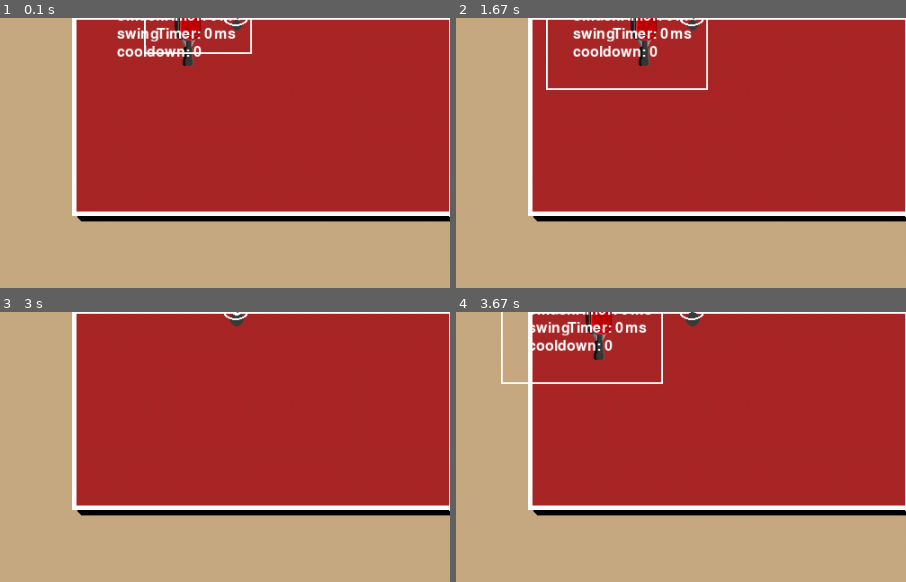
Above: before the commit, frames 1-4 (two rows, left to right).
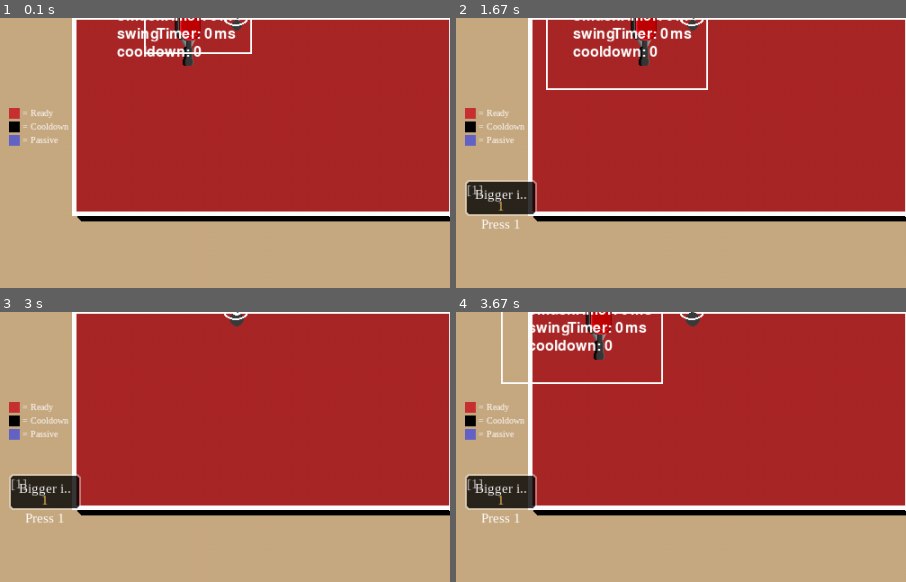
Above: after the commit, the same moments.

Repository: adhritarchak/CSI-2999-Group-C
Game: pygame game, started from game.py
Two runs of this game, one before a commit and one after it. Both use one fixed random seed, a clock stepped at 60 frames per second and the inputs below.
Inputs (mouse positions are % of the whole screen's width and height, from its top left):
- Up to frame 1 (0.1 s): no input
- Up to frame 2 (1.67 s): hold Right 0.33-0.8 s; tap C at 0.83 s; click (29, 27) at 1.22 s; tap 1 at 1.5 s
- Up to frame 3 (3 s): hold Up 1.83-2.13 s; hold W 1.83-2.13 s; tap 1 at 1.98 s; hold Right 2.17-2.63 s; hold D 2.17-2.63 s; hold Left from 2.67 s (still down); hold A from 2.67 s (still down); tap , at 2.82 s
- Up to frame 4 (3.67 s): release Left at 3.2 s; release A at 3.2 s; hold Down 3.23-3.53 s; hold S 3.23-3.53 s; tap 1 at 3.38 s; hold Left from 3.57 s (still down); hold A from 3.57 s (still down)
The pictures show only the part of the screen within x 0-50%, y 50-100%; the shares and areas given below are measured in that part.

The runs differ from the first frame. In frame 1, 0.6% of the frame differs, in the area x 2-16%, y 33-48%; in frame 2, 2.7%, in the area x 2-18%, y 33-79%; in frame 3, 2.7%; in frame 4, 2.7%.

Commit message:
Card GUI and fixes

Diff:
--- /dev/null
+++ b/cardgui.py
@@ -0,0 +1,80 @@
+import pygame as pg
+
+
+
+def card_ui(screen, font, inventory, player_num, x_offset, y_offset):
+    card_width = 80
+    card_height = 40
+    spacing = 5
+    transparency = 200
+
+    for i, card in enumerate(inventory.cards):
+        x = x_offset + i * (card_width + spacing)
+        y = y_offset
+
+        # Create card surface
+        card_surface = pg.Surface((card_width, card_height), pg.SRCALPHA)
+
+        # Determine color based on card status
+        if card.is_Passive:
+            color = (100, 100, 200, transparency)  # Blue for passive
+        elif card.rounds_left_on_cooldown > 0:
+            color = (0, 0, 0, transparency)  # Black for on cooldown
+        else:
+            color = (200, 50, 50, transparency)  # Red for ready to use
+
+        pg.draw.rect(card_surface, color, card_surface.get_rect(), border_radius=5)
+        pg.draw.rect(card_surface, (255, 255, 255, 100), card_surface.get_rect(), 2, border_radius=5)
+
+        name_text = card.name
+        if len(name_text) > 10:
+            name_text = name_text[:8] + ".."
+
+        small_font = pg.font.SysFont('timesnewroman', 15)
+        text_surface = small_font.render(name_text, True, (255, 255, 255))
+        text_rect = text_surface.get_rect(center=(card_width // 2, card_height // 2 - 5))
+        card_surface.blit(text_surface, text_rect)
+
+        if not card.is_Passive and card.rounds_left_on_cooldown > 0:
+            cooldown_text = small_font.render(f"{card.rounds_left_on_cooldown}", True, (255, 200, 100))
+            cooldown_rect = cooldown_text.get_rect(center=(card_width // 2, card_height - 12))
+            card_surface.blit(cooldown_text, cooldown_rect)
+
+        slot_text = small_font.render(f"[{i+1}]", True, (200, 200, 200))
+        slot_rect = slot_text.get_rect(topleft=(2, 2))
+        card_surface.blit(slot_text, slot_rect)
+
+        screen.blit(card_surface, (x, y))
+
+        if player_num == 1:
+            key_hint = small_font.render(f"Press {i+1}", True, (255, 255, 255))
+            hint_rect = key_hint.get_rect(center=(x + card_width // 2, y + card_height + 8))
+            screen.blit(key_hint, hint_rect)
+        else:
+            keys = ['I', 'O', 'P', 'K', 'L']
+            if i < len(keys):
+                key_hint = small_font.render(f"Press {keys[i]}", True, (255, 255, 255))
+                hint_rect = key_hint.get_rect(center=(x + card_width // 2, y + card_height + 8))
+                screen.blit(key_hint, hint_rect)
+
+
+def card_legend(screen, font):
+    legend_x = 10
+    legend_y = screen.get_height() - 200
+
+    legend_font = pg.font.SysFont('timesnewroman', 10)
+
+    # Red box
+    pg.draw.rect(screen, (200, 50, 50), (legend_x, legend_y, 12, 12))
+    red_text = legend_font.render("= Ready", True, (255, 255, 255))
+    screen.blit(red_text, (legend_x + 15, legend_y))
+
+    # Black box
+    pg.draw.rect(screen, (0, 0, 0), (legend_x, legend_y + 15, 12, 12))
+    black_text = legend_font.render("= Cooldown", True, (255, 255, 255))
+    screen.blit(black_text, (legend_x + 15, legend_y + 15))
+
+    # Blue box
+    pg.draw.rect(screen, (100, 100, 200), (legend_x, legend_y + 30, 12, 12))
+    blue_text = legend_font.render("= Passive", True, (255, 255, 255))
+    screen.blit(blue_text, (legend_x + 15, legend_y + 30))
--- a/game.py
+++ b/game.py
@@ -6,7 +6,7 @@
 from scoreboard import Scoreboard
 from game_scoring import GameScoring
 from cards import cards, PlayerCardInventory, draw_random_card, handle_inventory_selection, show_all_cards
-
+from cardgui import card_ui, card_legend
 pygame.init()
 
 # Load config from JSON file
@@ -593,6 +593,12 @@
                     paddle1.position = (paddle1.position[0] - 30, paddle1.position[1])
                 if hasattr(ball, 'repulsion_active') and ball.repulsion_active:
                     ball.repulsion_has_hit = True
+                if hasattr(ball, 'grav_pull_active') and ball.grav_pull_active and not ball.grav_pull_triggered:
+                    if ball.grav_pull_activator == 2:
+                        current_vel = ball.get_velocity()
+                        ball.set_velocity(-current_vel[0] * 0.75, current_vel[1] * 0.75, current_vel[2])
+                        ball.grav_pull_triggered = True
+                        ball.grav_pull_active = False
 
     if ball.within_rect(paddle2.get_hitbox(), (0, 0)) and paddle2.can_hit_ball:
             if ball.get_velocity()[0] >= 0:
@@ -606,6 +612,12 @@
                     paddle2.position = (paddle2.position[0] + 30, paddle2.position[1])
                 if hasattr(ball, 'repulsion_active') and ball.repulsion_active:
                     ball.repulsion_has_hit = True
+                if hasattr(ball, 'grav_pull_active') and ball.grav_pull_active and not ball.grav_pull_triggered:
+                    if ball.grav_pull_activator == 1:
+                        current_vel = ball.get_velocity()
+                        ball.set_velocity(-current_vel[0] * 0.75, current_vel[1] * 0.75, current_vel[2])
+                        ball.grav_pull_triggered = True
+                        ball.grav_pull_active = False
 
     ball.clamp_velocity()
 
@@ -625,6 +637,11 @@
 
     scoreboard.draw()
 
+    #Card UI to see cooldown and available cards
+    card_ui(screen, font, player1_inventory, 1, 10, screen.get_height() - 120)
+    card_ui(screen, font, player2_inventory, 2, screen.get_width() - 320, screen.get_height() - 120)
+    card_legend(screen, font)
+
     pygame.display.flip()
 
 pygame.quit()
--- a/game_scoring.py
+++ b/game_scoring.py
@@ -45,8 +45,8 @@
                 ball_config['init_height']
             )
         self.ball.set_velocity(0, 0, 0)
+        self.ball.served = False
         self.ball.spin = 0
-        self.ball.served = False
 
     def reset_paddle_states(self):
         self.paddle1.smash_charging = False
@@ -57,6 +57,16 @@
         self.paddle2.swinging = False
         self.paddle1.has_hit_ball = False
         self.paddle2.has_hit_ball = False
+        self.paddle1.swingTimer = 0
+        self.paddle2.swingTimer = 0
+        self.paddle1.cooldownTimer = 0
+        self.paddle2.cooldownTimer = 0
+        self.paddle1.smashTimer = 0
+        self.paddle2.smashTimer = 0
+        self.paddle1.can_hit_ball = False
+        self.paddle2.can_hit_ball = False
+        self.paddle1.paddleSurface = self.paddle1.sprites[0]
+        self.paddle2.paddleSurface = self.paddle2.sprites[0]
 
     def reset_for_new_round(self, paddle_config, ball_config, center_y, left_boundary, right_boundary, round_winner=None):
         self.paddle1.position = (left_boundary + 50, center_y - paddle_config['Paddle_Height'] // 2)
